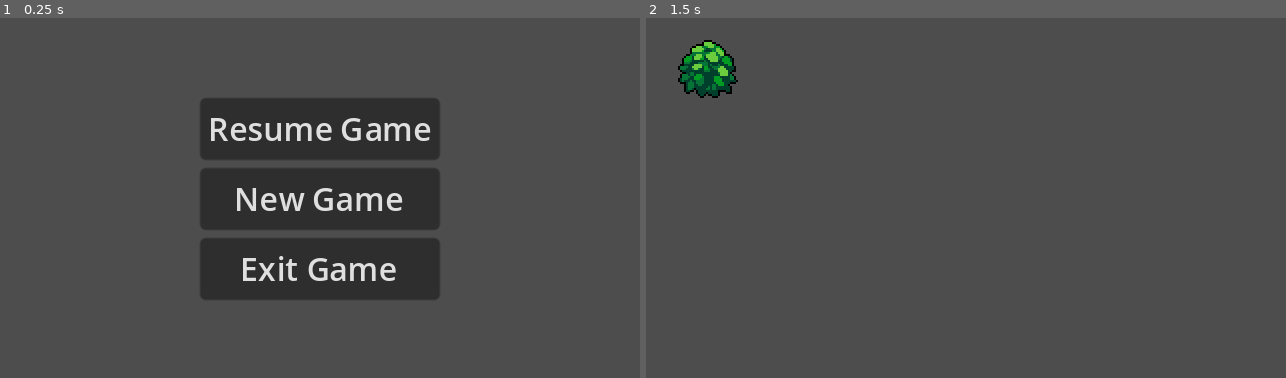
Above: before the commit, frames 1-2 (left to right).
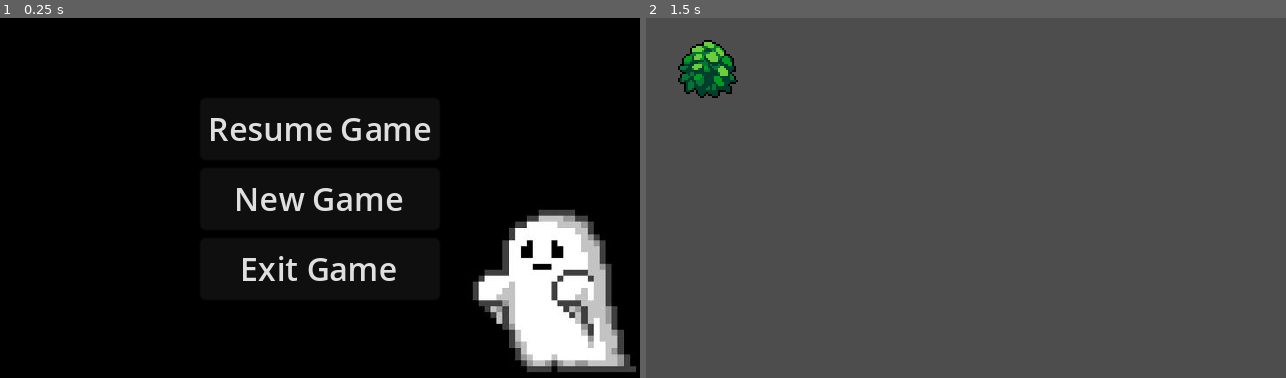
Above: after the commit, the same moments.

Repository: mkseay2/spirit
Game: Godot game, scene res://menu.tscn
Two runs of this game, one before a commit and one after it. Both use one fixed random seed, a clock stepped at 60 frames per second and the inputs below.
Inputs:
- Up to frame 1 (0.25 s): no input
- Up to frame 2 (1.5 s): click "New Game" at 0.5 s; tap Enter at 1.25 s

The runs differ from the first frame. In frame 1, 96% of the frame differs, in the area x 0-100%, y 0-100%; in frame 2, nothing differs.

Commit message:
added background to main menu

Diff:
--- a/menu.tscn
+++ b/menu.tscn
@@ -1,6 +1,7 @@
-[gd_scene load_steps=2 format=3 uid="uid://bvnhtw7xarue"]
+[gd_scene load_steps=3 format=3 uid="uid://bvnhtw7xarue"]
 
 [ext_resource type="Script" path="res://menu.gd" id="1_mpcbi"]
+[ext_resource type="Texture2D" uid="uid://bdnmo2tc2flt7" path="res://Designs/ghost.jpeg" id="2_mvg1l"]
 
 [node name="Menu" type="Control"]
 layout_mode = 3
@@ -10,6 +11,19 @@
 grow_horizontal = 2
 grow_vertical = 2
 script = ExtResource("1_mpcbi")
+
+[node name="TextureRect" type="TextureRect" parent="."]
+layout_mode = 1
+anchors_preset = 15
+anchor_right = 1.0
+anchor_bottom = 1.0
+grow_horizontal = 2
+grow_vertical = 2
+
+[node name="Ghost" type="Sprite2D" parent="TextureRect"]
+position = Vector2(159.5, 90)
+scale = Vector2(0.438859, 0.434783)
+texture = ExtResource("2_mvg1l")
 
 [node name="VBoxContainer" type="VBoxContainer" parent="."]
 layout_mode = 1
